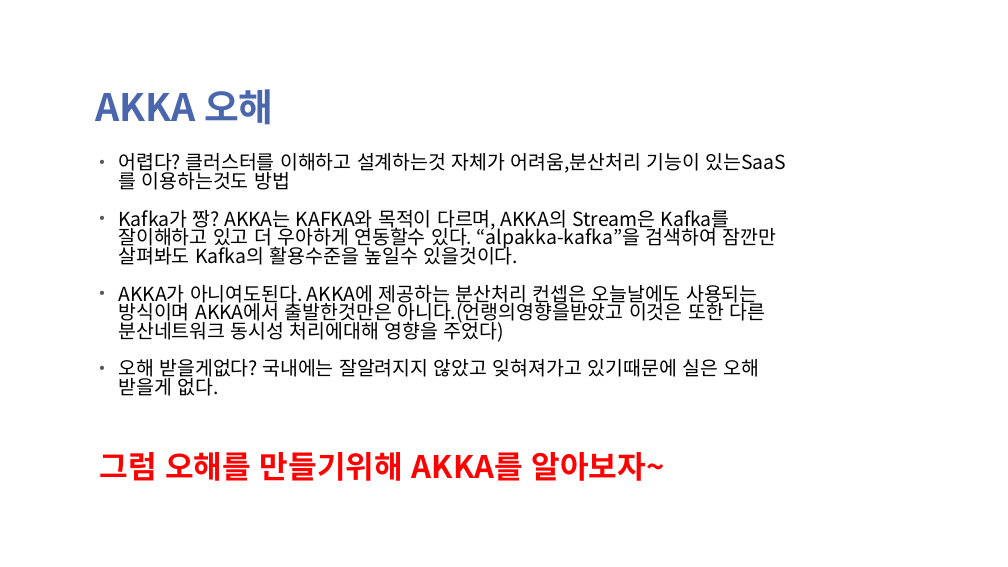
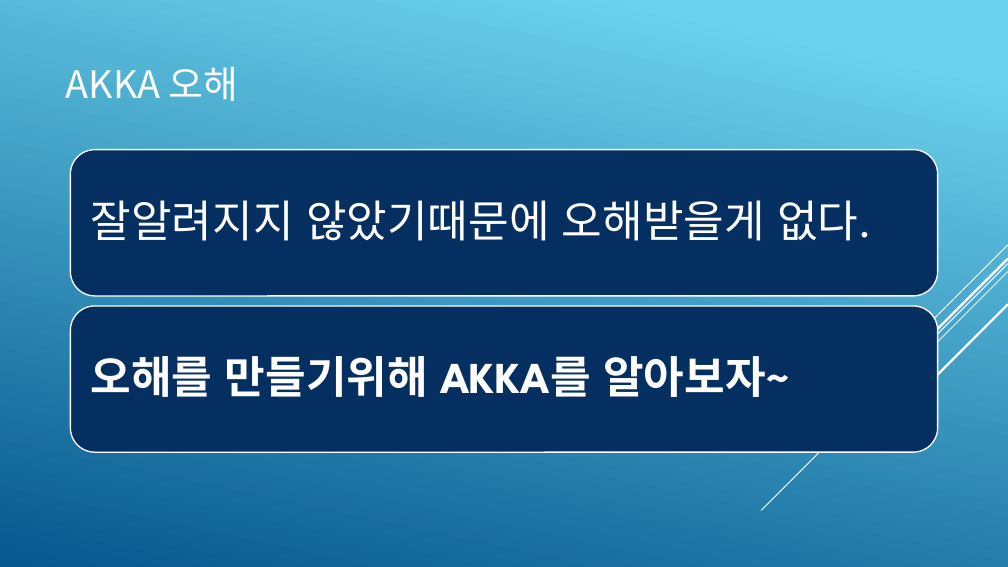
Before and after one commit to psmon/AkkaForNetCore, a slide deck: slide 7 of Doc/AKKA Introduce.pptx. Drawn at 1008x567 pixels with LibreOffice and Linux fonts; fonts in the diff are those of the drawing; background and template pictures are left out. Boxes give left, top, right and bottom in pixels: in the first picture for what was removed or moved away, otherwise in the second. Text is boxed around its words. In the diff, an @@ line names an element or a change of style, - is before the commit and + after.

```diff
--- a/Doc/AKKA Introduce.pptx
+++ b/Doc/AKKA Introduce.pptx
@@ background picture (left out) to gradient #6ED2EB to #06588E @@
@@ title "AKKA 오해": place and size @@
-title "AKKA 오해" at [96,89,274,125]
+title "AKKA 오해" at [66,66,239,101]
@@ title "AKKA 오해" at [66,66,239,101]: text colour #4A66AC to #FFFFFF, bold off; line spacing 0.8 to 1; vertical alignment bottom to middle @@
@@ text removed at [99,153,787,481] @@
-• 어렵다? 클러스터를 이해하고 설계하는것 자체가 어려움,분산처리 기능이 있는SaaS를 이용하는것도 방법
-• Kafka가 짱? AKKA는 KAFKA와 목적이 다르며, AKKA의 Stream은 Kafka를 잘이해하고 있고 더 우아하게 연동할수 있다. “alpakka-kafka”을 검색하여 잠깐만 살펴봐도 Kafka의 활용수준을 높일수 있을것이다.
-• AKKA가 아니여도된다. AKKA에 제공하는 분산처리 컨셉은 오늘날에도 사용되는 방식이며 AKKA에서 출발한것만은 아니다.(언랭의영향을받았고 이것은 또한 다른 분산네트워크 동시성 처리에대해 영향을 주었다)
-• 오해 받을게없다? 국내에는 잘알려지지 않았고 잊혀져가고 있기때문에 실은 오해 받을게 없다.
-그럼 오해를 만들기위해 AKKA를 알아보자~
@@ group added at [761,245,1008,510]: 5 lines @@
@@ group added at [70,150,938,452]: 2 rounded rectangles, 2 texts @@
+잘알려지지 않았기때문에 오해받을게 없다.
+오해를 만들기위해 AKKA를 알아보자~
```
Also in this commit, not shown: 21 other slides changed.
